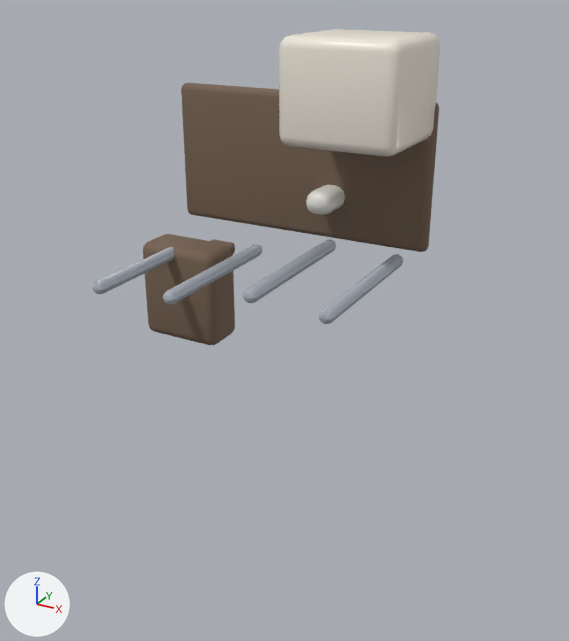
One commit to the glTF model unity/Assets/Art/EarlyGame/garage-kit/garage-desk-crt.glb: the scene before it, then after it.
Camera for both pictures: a camera (50 mm lens) standing at (0.801, -1.167, 1.12) and looking at (0.026, 0.242, 0.416). Arrows for +X, +Y and +Z are at lower left; the lights stay in place. The first picture is the older version. Where no turn or scale is listed for an object, it has been applied to the vertices. Vertices at exactly the same position are counted once.

Names of what the first picture shows: 'CRTBezel.001', 'Desktop.001', 'Drawer.001', 'DrawerHandle.001', 'Leg0.001', 'Leg1.001', 'Leg2.001', 'Leg3.001', 'MonitorStand.001'.
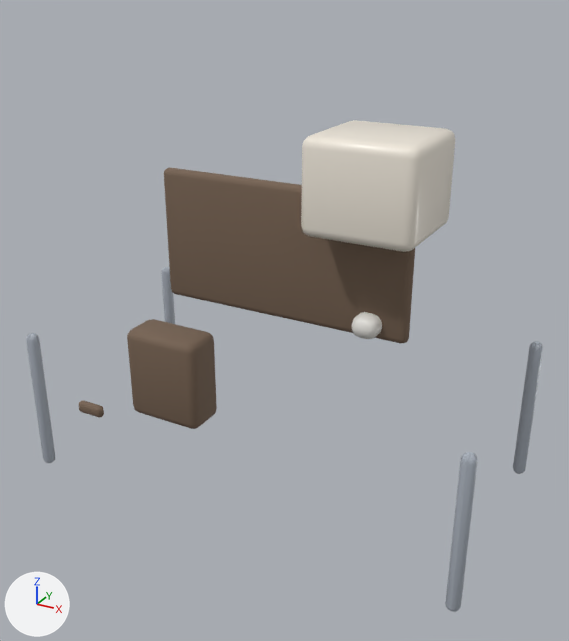
Changed parts and their boxes [x1, y1, x2, y2] in the pictures (569 x 641 px):
'Desktop.001', moved: before [181, 83, 439, 252]; after [164, 167, 415, 343]
'CRTBezel.001', moved: before [279, 29, 440, 157]; after [301, 120, 455, 252]
'Drawer.001', moved: before [143, 234, 235, 345]; after [127, 319, 217, 429]
'Leg3.001', reshaped, moved (60% narrower, 127% taller): before [319, 254, 403, 324]; after [445, 452, 478, 612]
'Leg2.001', reshaped, moved (67% narrower, 109% taller): before [243, 240, 336, 303]; after [513, 341, 543, 474]
'Leg1.001', reshaped, moved (70% narrower, 111% taller): before [163, 244, 263, 305]; after [26, 333, 55, 463]
'Leg0.001', reshaped, moved: before [93, 247, 174, 294]; after [161, 267, 175, 324]
'MonitorStand.001', moved: before [306, 185, 345, 215]; after [352, 312, 382, 339]
'DrawerHandle.001', moved: before [210, 239, 235, 253]; after [79, 400, 104, 418]
part 5 of me_cube_036, added: after [161, 267, 175, 324]
part 6 of me_cube_036, deleted: before [93, 247, 174, 294]
part 7 of me_cube_037, added: after [26, 333, 55, 463]
part 8 of me_cube_037, deleted: before [163, 244, 263, 305]
part 9 of me_cube_038, added: after [513, 341, 543, 474]
part 10 of me_cube_038, deleted: before [243, 240, 336, 303]
part 11 of me_cube_039, added: after [445, 452, 478, 612]
part 12 of me_cube_039, deleted: before [319, 254, 403, 324]

The change, as a diff of the scene's bpy script:
```diff
--- a/unity/Assets/Art/EarlyGame/garage-kit/garage-desk-crt.glb.py
+++ b/unity/Assets/Art/EarlyGame/garage-kit/garage-desk-crt.glb.py
@@ me_cube_041 @@
-me_cube_041.from_pydata(...)  # 96 vertices, 188 faces; spans x 0.06..0.3, y -0.23..0.0, z 0.82..1.02
+me_cube_041.from_pydata(...)  # 96 vertices, 188 faces; spans x 0.1..0.34, y -0.115..0.115, z 0.82..1.02
+# me_cube_041 part 1: the whole mesh is moved by (0.04, 0.115, 0.0)
 me_cube_041.materials.append(mat_garage_crt_bezel)
@@ me_cube_033 @@
-me_cube_033.from_pydata(...)  # 96 vertices, 188 faces; spans x -0.305..0.305, y -0.03..0.0, z 0.585..0.895
+me_cube_033.from_pydata(...)  # 96 vertices, 188 faces; spans x -0.305..0.305, y -0.015..0.015, z 0.585..0.895
+# me_cube_033 part 2: the whole mesh is moved by (0.0, 0.015, 0.0)
 me_cube_033.materials.append(mat_garage_desk_wood)
@@ me_cube_034 @@
-me_cube_034.from_pydata(...)  # 96 vertices, 188 faces; spans x -0.39..-0.18, y -0.11..0.0, z 0.286..0.526
+me_cube_034.from_pydata(...)  # 96 vertices, 188 faces; spans x -0.425..-0.215, y -0.055..0.055, z 0.24..0.48
+# me_cube_034 part 3: the whole mesh is moved by (-0.035, 0.055, -0.046)
 me_cube_034.materials.append(mat_garage_desk_wood)
@@ me_cube_035 @@
-me_cube_035.from_pydata(...)  # 88 vertices, 172 faces; spans x -0.249..-0.179, y -0.02..0.0, z 0.499..0.529
+me_cube_035.from_pydata(...)  # 88 vertices, 172 faces; spans x -0.415..-0.345, y -0.25..-0.23, z 0.345..0.375
+# me_cube_035 part 4: the whole mesh is moved by (-0.166, -0.23, -0.154)
 me_cube_035.materials.append(mat_garage_desk_wood)
@@ me_cube_036 @@
-me_cube_036.from_pydata(...)  # 66 vertices, 128 faces; spans x -0.315..-0.285, y -0.37..0.0, z 0.495..0.525
+me_cube_036.from_pydata(...)  # 80 vertices, 156 faces; spans x -0.535..-0.505, y 0.245..0.275, z 0.178..0.533
+# me_cube_036 part 5: 80 vertices added at x -0.535..-0.505, y 0.245..0.275, z 0.178..0.533
+# me_cube_036 part 6: 66 vertices removed from x -0.315..-0.285, y -0.37..0.0, z 0.495..0.525
 me_cube_036.materials.append(mat_garage_steel)
@@ me_cube_037 @@
-me_cube_037.from_pydata(...)  # 72 vertices, 140 faces; spans x -0.13..-0.1, y -0.37..0.0, z 0.508..0.538
+me_cube_037.from_pydata(...)  # 80 vertices, 156 faces; spans x -0.535..-0.505, y -0.275..-0.245, z 0.177..0.532
+# me_cube_037 part 7: 80 vertices added at x -0.535..-0.505, y -0.275..-0.245, z 0.177..0.532
+# me_cube_037 part 8: 72 vertices removed from x -0.13..-0.1, y -0.37..0.0, z 0.508..0.538
 me_cube_037.materials.append(mat_garage_steel)
@@ me_cube_038 @@
-me_cube_038.from_pydata(...)  # 72 vertices, 140 faces; spans x 0.061..0.091, y -0.37..0.0, z 0.549..0.579
+me_cube_038.from_pydata(...)  # 80 vertices, 156 faces; spans x 0.505..0.535, y 0.245..0.275, z 0.178..0.533
+# me_cube_038 part 9: 80 vertices added at x 0.505..0.535, y 0.245..0.275, z 0.178..0.533
+# me_cube_038 part 10: 72 vertices removed from x 0.061..0.091, y -0.37..0.0, z 0.549..0.579
 me_cube_038.materials.append(mat_garage_steel)
@@ me_cube_039 @@
-me_cube_039.from_pydata(...)  # 66 vertices, 128 faces; spans x 0.223..0.253, y -0.374..-0.004, z 0.542..0.572
+me_cube_039.from_pydata(...)  # 80 vertices, 156 faces; spans x 0.505..0.535, y -0.275..-0.245, z 0.177..0.532
+# me_cube_039 part 11: 80 vertices added at x 0.505..0.535, y -0.275..-0.245, z 0.177..0.532
+# me_cube_039 part 12: 66 vertices removed from x 0.223..0.253, y -0.374..-0.004, z 0.542..0.572
 me_cube_039.materials.append(mat_garage_steel)
@@ me_cube_040 @@
-me_cube_040.from_pydata(...)  # 96 vertices, 188 faces; spans x 0.0569..0.1169, y -0.11..0.0, z 0.6571..0.7071
+me_cube_040.from_pydata(...)  # 96 vertices, 188 faces; spans x 0.19..0.25, y -0.055..0.055, z 0.595..0.645
+# me_cube_040 part 13: the whole mesh is moved by (0.1331, 0.055, -0.0621)
 me_cube_040.materials.append(mat_garage_plastic_beige)
@@ ob_crtbezel_001 @@
 ob_crtbezel_001 = bpy.data.objects.new('CRTBezel.001', me_cube_041)
-ob_crtbezel_001.location = (0.0, 0.374, 0.0)
+ob_crtbezel_001.location = (0.0, 0.275, -0.177)
@@ ob_desktop_001 @@
 ob_desktop_001 = bpy.data.objects.new('Desktop.001', me_cube_033)
-ob_desktop_001.location = (0.0, 0.374, 0.0)
+ob_desktop_001.location = (0.0, 0.275, -0.177)
@@ ob_drawer_001 @@
 ob_drawer_001 = bpy.data.objects.new('Drawer.001', me_cube_034)
-ob_drawer_001.location = (0.0, 0.374, 0.0)
+ob_drawer_001.location = (0.0, 0.275, -0.177)
@@ ob_drawerhandle_001 @@
 ob_drawerhandle_001 = bpy.data.objects.new('DrawerHandle.001', me_cube_035)
-ob_drawerhandle_001.location = (0.0, 0.374, 0.0)
+ob_drawerhandle_001.location = (0.0, 0.275, -0.177)
@@ ob_leg0_001 @@
 ob_leg0_001 = bpy.data.objects.new('Leg0.001', me_cube_036)
-ob_leg0_001.location = (0.0, 0.374, 0.0)
+ob_leg0_001.location = (0.0, 0.275, -0.177)
@@ ob_leg1_001 @@
 ob_leg1_001 = bpy.data.objects.new('Leg1.001', me_cube_037)
-ob_leg1_001.location = (0.0, 0.374, 0.0)
+ob_leg1_001.location = (0.0, 0.275, -0.177)
@@ ob_leg2_001 @@
 ob_leg2_001 = bpy.data.objects.new('Leg2.001', me_cube_038)
-ob_leg2_001.location = (0.0, 0.374, 0.0)
+ob_leg2_001.location = (0.0, 0.275, -0.177)
@@ ob_leg3_001 @@
 ob_leg3_001 = bpy.data.objects.new('Leg3.001', me_cube_039)
-ob_leg3_001.location = (0.0, 0.374, 0.0)
+ob_leg3_001.location = (0.0, 0.275, -0.177)
@@ ob_monitorstand_001 @@
 ob_monitorstand_001 = bpy.data.objects.new('MonitorStand.001', me_cube_040)
-ob_monitorstand_001.location = (0.0, 0.374, 0.0)
+ob_monitorstand_001.location = (0.0, 0.275, -0.177)
```
